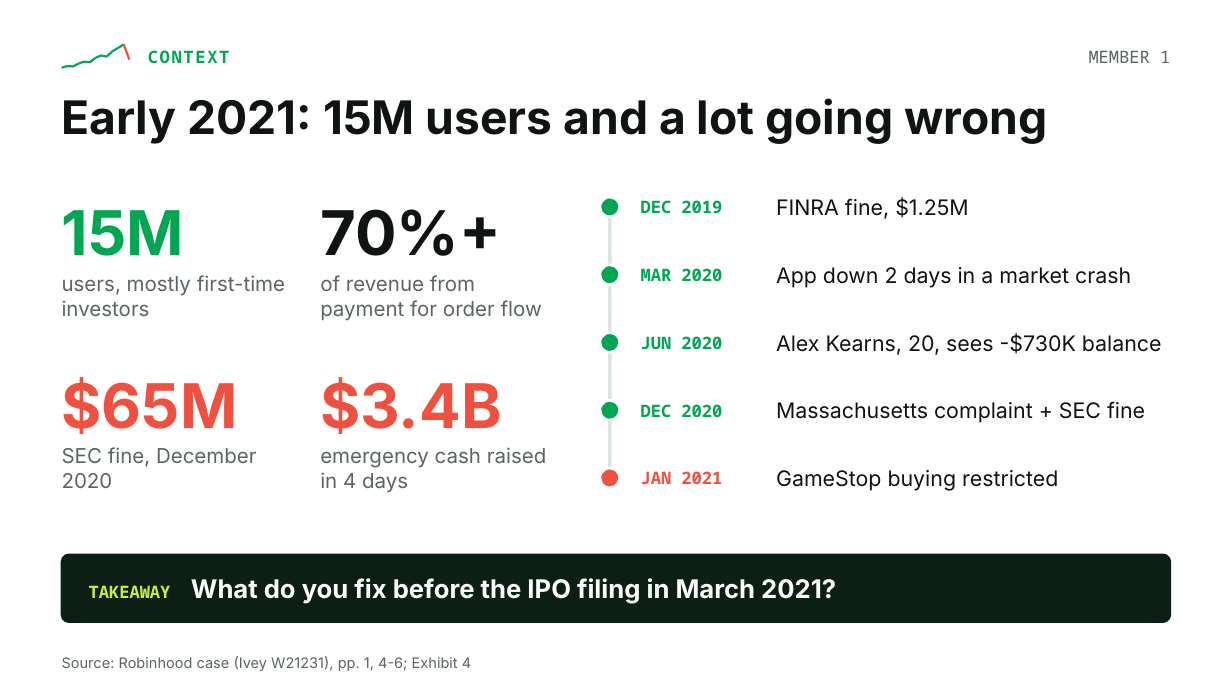
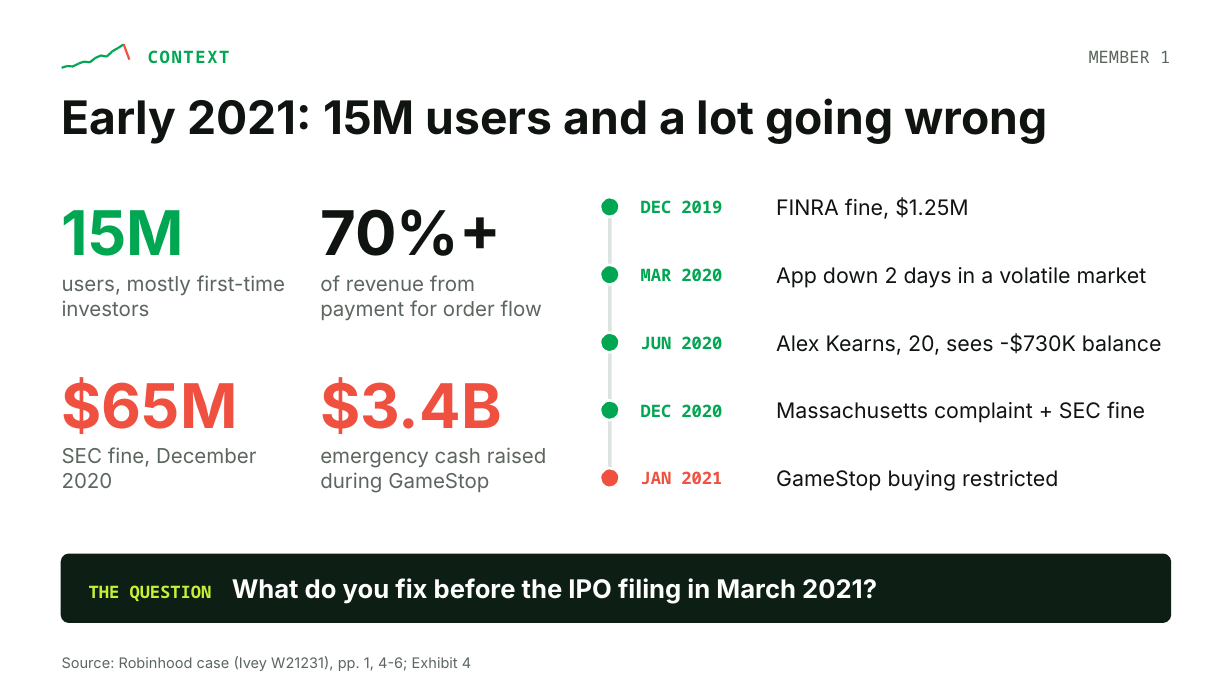
Before and after one commit to melissalcaraz1/DF, a slide deck: slide 2 of robinhood/Robinhood_Member1_Slides.pptx. Drawn at 1232x693 pixels with LibreOffice and Linux fonts; fonts in the diff are those of the drawing. Boxes give left, top, right and bottom in pixels: in the first picture for what was removed or moved away, otherwise in the second. Text is boxed around its words. In the diff, an @@ line names an element or a change of style, - is before the commit and + after.

```diff
--- a/robinhood/Robinhood_Member1_Slides.pptx
+++ b/robinhood/Robinhood_Member1_Slides.pptx
@@ text at (776, 267, 1147, 288): text changed @@
-App down 2 days in a market crash
+App down 2 days in a volatile market
@@ text at (320, 447, 547, 493): text changed @@
-emergency cash raised in 4 days
+emergency cash raised during GameStop
@@ text at (89, 578, 877, 604): text changed @@
-TAKEAWAY What do you fix before the IPO filing in March 2021?
+THE QUESTION What do you fix before the IPO filing in March 2021?
```
Also in this commit, not shown: 1 other slide changed, 3 other files.
